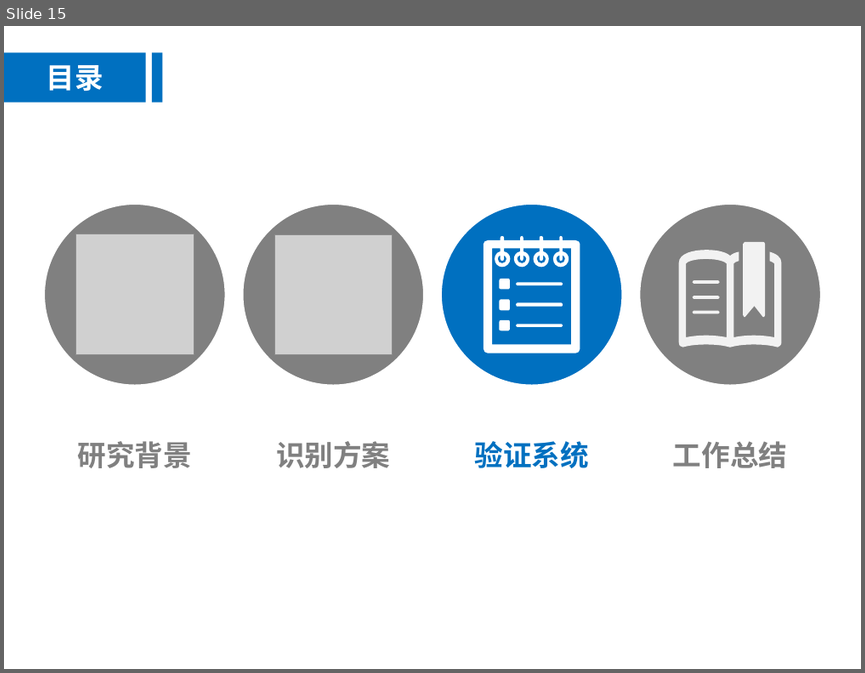
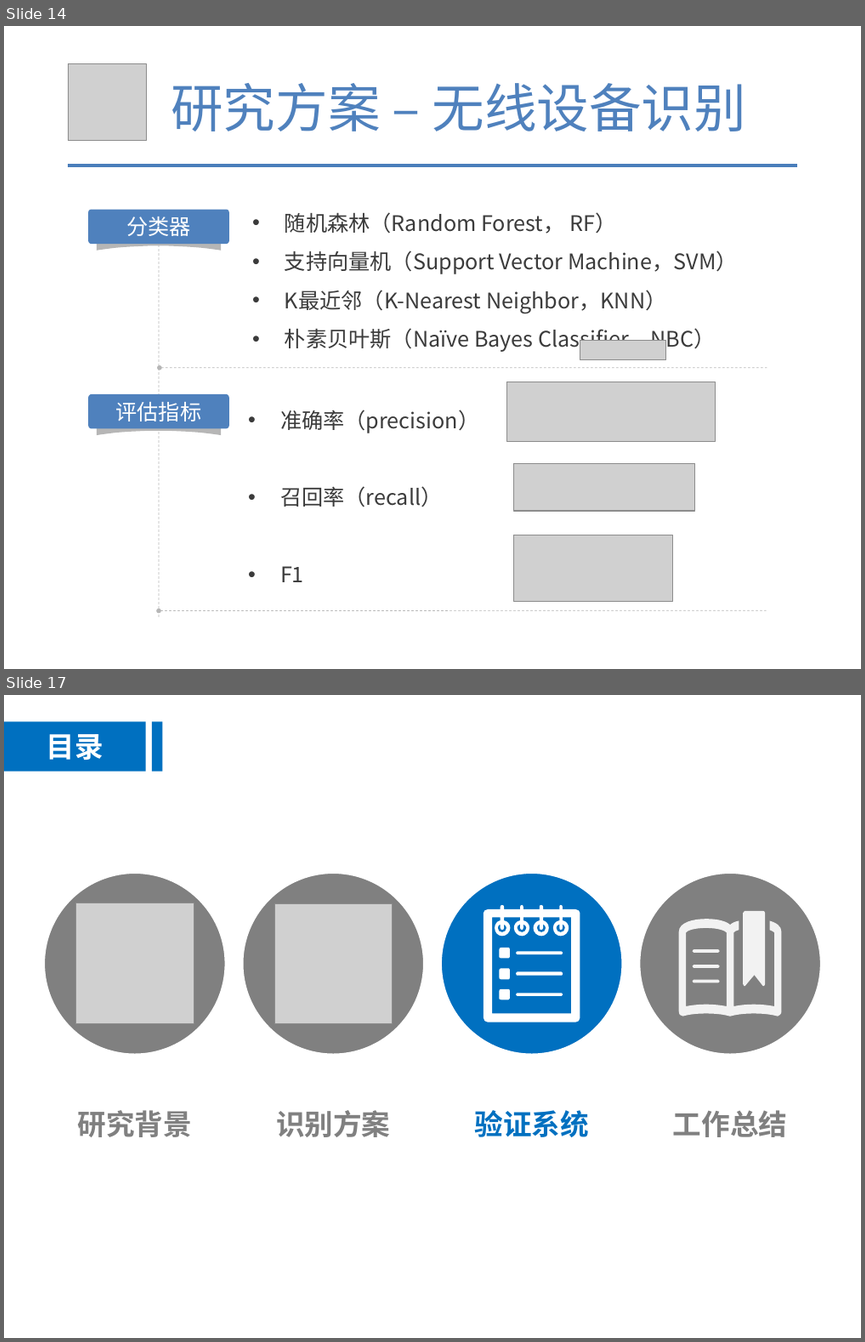
Before and after one commit to tianwen2017111/graduate_git, a slide deck: 余天文-硕5033班.pptx. Shown one above the other, each under a label of ours: slide 15 before the commit, slides 14 and 17 after it; the slides between them are not shown. The pictures are 865x673 and 865x1342 pixels, drawn with LibreOffice and Linux fonts; fonts in the diff are those of the drawing; grey boxes stand for pictures. Boxes give left, top, right and bottom in pixels: in the first picture for what was removed or moved away, otherwise in the second. Text is boxed around its words. In the diff, an @@ line names an element or a change of style, - is before the commit and + after.

```diff
--- a/余天文-硕5033班.pptx
+++ b/余天文-硕5033班.pptx
@@ slide 14 added at (4,26,861,669), background #FFFFFF @@
@@ picture added at (69,63,146,141) @@
@@ text added at (171,83,747,131), 44 pt, text #4F81BD @@
+研究方案 – 无线设备识别
@@ line added from (69, 165) to (796, 165), #4B7EBC 3 pt @@
@@ rounded rectangle added at (88,210,228,244), fill #4F81BD, 18 pt, text #FFFFFF @@
+分类器
@@ text added at (284,212,737,352), 18 pt, text #3B3B3B @@
+• 随机森林（Random Forest， RF）
+• 支持向量机（Support Vector Machine，SVM）
+• K最近邻（K-Nearest Neighbor，KNN）
+• 朴素贝叶斯（Naïve Bayes Classifier，NBC）
@@ freeform shape added at (97,233,221,250), fill #B6B6B6 @@
@@ line added from (159, 232) to (159, 618), #B6B6B6 0.5 pt dashed @@
@@ picture added at (579,340,665,360) @@
@@ arrow added from (766, 368) to (159, 368), #B6B6B6 0.5 pt dashed @@
@@ picture added at (507,381,715,442) @@
@@ rounded rectangle added at (88,393,228,428), fill #4F81BD, 18 pt, text #FFFFFF @@
+评估指标
@@ freeform shape added at (97,419,221,435), fill #B6B6B6 @@
@@ text added at (280,409,479,582), 18 pt, text #3B3B3B @@
+• 准确率（precision）
+• 召回率（recall）
+• F1
@@ picture added at (514,463,694,510) @@
@@ picture added at (514,535,672,601) @@
@@ arrow added from (766, 610) to (159, 610), #B6B6B6 0.5 pt dashed @@
@@ what was slide 15 is now slide 17 @@
```
Also in this commit, not shown: 6 slides changed, 9 other slides added, 10 slides removed, 3 other files.
